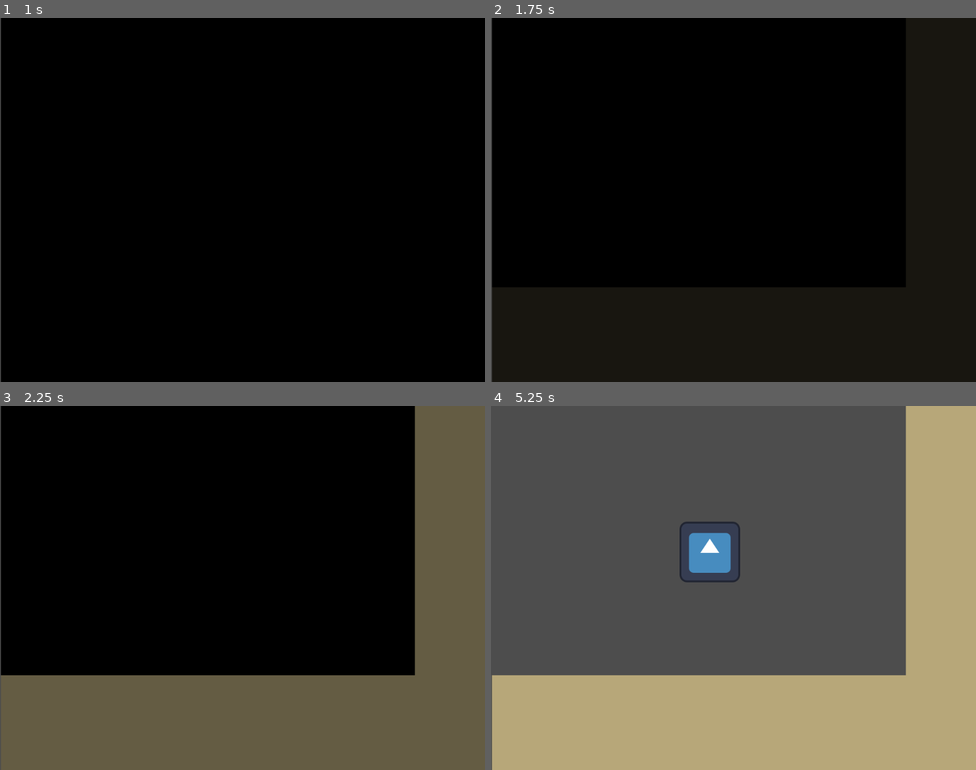
Above: before the commit, frames 1-4 (two rows, left to right).
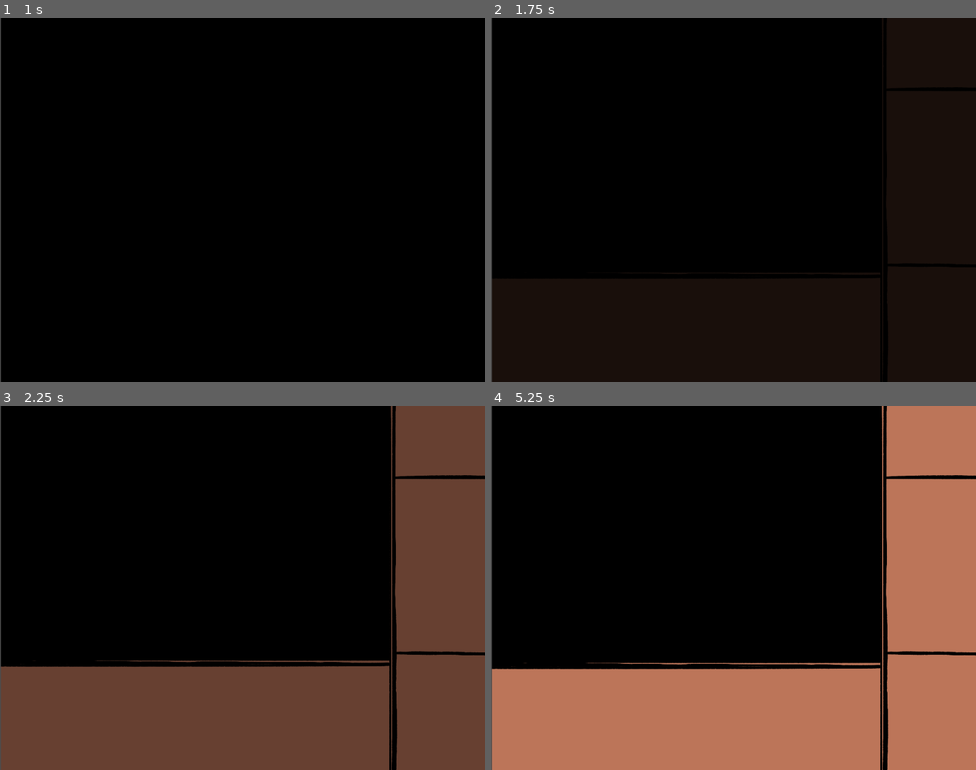
Above: after the commit, the same moments.

Repository: Chanti36/SantJordiJam25
Game: Godot game, scene res://scenes/mainscene.tscn
Same seed, same stepped clock (60 frames per second), same inputs: the game is played once before the commit and once after it. This scene is started directly instead of the project's main scene. The engine's default icon, where the game draws it, is replaced by a stand-in: a white triangle on a blue panel in a dark square.
Inputs:
- Up to frame 1 (1 s): tap Enter (ui_accept) at 0.5, 0.77 s
- Up to frame 2 (1.75 s): tap Enter (ui_accept) at 1.25, 1.52 s
- Up to frame 3 (2.25 s): no input
- Up to frame 4 (5.25 s): tap Enter (ui_accept) at 2.75, 3.02, 3.77, 4.52 s

Frame 1 is identical in both runs. In frame 2, 4.5% of the frame differs, in the area x 0-86%, y 0-74%; in frame 3, 42%; in frame 4, 100%, in the area x 0-100%, y 0-100%.

Commit message:
added sprites and modified animations

Diff:
--- a/scenes/mainscene.tscn
+++ b/scenes/mainscene.tscn
@@ -1,11 +1,15 @@
-[gd_scene load_steps=15 format=3 uid="uid://kmth0ogvlqw0"]
+[gd_scene load_steps=21 format=3 uid="uid://kmth0ogvlqw0"]
 
 [ext_resource type="Script" path="res://scripts/gameCtrl.gd" id="1_ubmv2"]
 [ext_resource type="Script" path="res://scripts/gameplayCtrl.gd" id="2_r23xu"]
 [ext_resource type="Texture2D" uid="uid://0f5s5axqkjko" path="res://icon.svg" id="2_uxa0q"]
 [ext_resource type="Script" path="res://scripts/uiCtrl.gd" id="3_fgefc"]
+[ext_resource type="Texture2D" uid="uid://u45d8ggunuip" path="res://sprites/bg1.png" id="4_impad"]
 [ext_resource type="FontFile" uid="uid://blaky5wh6lvcv" path="res://misc/WinkyRough-VariableFont_wght.ttf" id="4_tef35"]
 [ext_resource type="Script" path="res://scripts/textSystem.gd" id="5_6q88j"]
+[ext_resource type="Texture2D" uid="uid://h7cpk57l20tj" path="res://sprites/borderBottom.png" id="5_n2eqb"]
+[ext_resource type="Texture2D" uid="uid://b82sblw2i8bcm" path="res://sprites/npc1.png" id="5_x0sqy"]
+[ext_resource type="Texture2D" uid="uid://5a8bur7o8ier" path="res://sprites/borderRight.png" id="6_rhy5b"]
 
 [sub_resource type="CircleShape2D" id="CircleShape2D_0dack"]
 
@@ -35,10 +39,22 @@
 "update": 0,
 "values": [Color(0, 0, 0, 1)]
 }
-
-[sub_resource type="Animation" id="Animation_joowl"]
-resource_name = "transition_IN"
-length = 3.0
+tracks/2/type = "value"
+tracks/2/imported = false
+tracks/2/enabled = true
+tracks/2/path = NodePath("InterfaceBottom:position")
+tracks/2/interp = 1
+tracks/2/loop_wrap = true
+tracks/2/keys = {
+"times": PackedFloat32Array(0),
+"transitions": PackedFloat32Array(1),
+"update": 0,
+"values": [Vector2(0, 0)]
+}
+
+[sub_resource type="Animation" id="Animation_3eva2"]
+resource_name = "transition_text_fadeout"
+length = 4.0
 tracks/0/type = "value"
 tracks/0/imported = false
 tracks/0/enabled = true
@@ -46,15 +62,27 @@
 tracks/0/interp = 1
 tracks/0/loop_wrap = true
 tracks/0/keys = {
-"times": PackedFloat32Array(0, 2),
-"transitions": PackedFloat32Array(4.28709, 4.2),
+"times": PackedFloat32Array(0, 3),
+"transitions": PackedFloat32Array(4.2, 4.2),
 "update": 0,
 "values": [Vector2(0, -768), Vector2(0, 0)]
 }
-
-[sub_resource type="Animation" id="Animation_de1nq"]
-resource_name = "transition_OUT"
-length = 3.0
+tracks/1/type = "value"
+tracks/1/imported = false
+tracks/1/enabled = true
+tracks/1/path = NodePath("InterfaceBottom:position")
+tracks/1/interp = 1
+tracks/1/loop_wrap = true
+tracks/1/keys = {
+"times": PackedFloat32Array(2.76667, 3),
+"transitions": PackedFloat32Array(1, 1),
+"update": 0,
+"values": [Vector2(0, 0), Vector2(0, 230)]
+}
+
+[sub_resource type="Animation" id="Animation_vjsrr"]
+resource_name = "transition_text_fadein"
+length = 4.0
 tracks/0/type = "value"
 tracks/0/imported = false
 tracks/0/enabled = true
@@ -62,29 +90,87 @@
 tracks/0/interp = 1
 tracks/0/loop_wrap = true
 tracks/0/keys = {
-"times": PackedFloat32Array(0, 2),
+"times": PackedFloat32Array(0, 3),
 "transitions": PackedFloat32Array(4.2, 4.2),
 "update": 0,
 "values": [Vector2(0, 0), Vector2(0, -768)]
 }
 tracks/1/type = "value"
 tracks/1/imported = false
-tracks/1/enabled = false
-tracks/1/path = NodePath("Transition:color")
-tracks/1/interp = 1
-tracks/1/loop_wrap = true
-tracks/1/keys = {
-"times": PackedFloat32Array(0, 2),
-"transitions": PackedFloat32Array(4.2, 4.2),
-"update": 0,
-"values": [Color(0, 0, 0, 1), Color(0, 0, 0, 0)]
+tracks/1/enabled = true
+tracks/1/path = NodePath("InterfaceBottom:position")
+tracks/1/interp = 1
+tracks/1/loop_wrap = true
+tracks/1/keys = {
+"times": PackedFloat32Array(0, 2.26667),
+"transitions": PackedFloat32Array(1, 1),
+"update": 0,
+"values": [Vector2(0, 230), Vector2(0, 0)]
+}
+
+[sub_resource type="Animation" id="Animation_knbso"]
+resource_name = "transition_play_fadeout"
+length = 4.0
+tracks/0/type = "value"
+tracks/0/imported = false
+tracks/0/enabled = true
+tracks/0/path = NodePath("InterfaceBottom:position")
+tracks/0/interp = 1
+tracks/0/loop_wrap = true
+tracks/0/keys = {
+"times": PackedFloat32Array(0),
+"transitions": PackedFloat32Array(1),
+"update": 0,
+"values": [Vector2(0, 230)]
+}
+tracks/1/type = "value"
+tracks/1/imported = false
+tracks/1/enabled = true
+tracks/1/path = NodePath("Transition:position")
+tracks/1/interp = 1
+tracks/1/loop_wrap = true
+tracks/1/keys = {
+"times": PackedFloat32Array(0, 3),
+"transitions": PackedFloat32Array(4.2, 4.2),
+"update": 0,
+"values": [Vector2(0, -767.996), Vector2(0, 0)]
+}
+
+[sub_resource type="Animation" id="Animation_g0fi0"]
+resource_name = "transition_play_fadein"
+length = 4.0
+tracks/0/type = "value"
+tracks/0/imported = false
+tracks/0/enabled = true
+tracks/0/path = NodePath("InterfaceBottom:position")
+tracks/0/interp = 1
+tracks/0/loop_wrap = true
+tracks/0/keys = {
+"times": PackedFloat32Array(0),
+"transitions": PackedFloat32Array(1),
+"update": 0,
+"values": [Vector2(0, 230)]
+}
+tracks/1/type = "value"
+tracks/1/imported = false
+tracks/1/enabled = true
+tracks/1/path = NodePath("Transition:position")
+tracks/1/interp = 1
+tracks/1/loop_wrap = true
+tracks/1/keys = {
+"times": PackedFloat32Array(0, 3),
+"transitions": PackedFloat32Array(4.2, 4.2),
+"update": 0,
+"values": [Vector2(0, 0), Vector2(0, -767.996)]
 }
 
 [sub_resource type="AnimationLibrary" id="AnimationLibrary_hjpfn"]
 _data = {
 "RESET": SubResource("Animation_rn83e"),
-"transition_IN": SubResource("Animation_joowl"),
-"transition_OUT": SubResource("Animation_de1nq")
+"transition_play_fadein": SubResource("Animation_g0fi0"),
+"transition_play_fadeout": SubResource("Animation_knbso"),
+"transition_text_fadein": SubResource("Animation_vjsrr"),
+"transition_text_fadeout": SubResource("Animation_3eva2")
 }
 
 [sub_resource type="Animation" id="Animation_2xr0d"]
@@ -142,11 +228,22 @@
 [node name="CollisionShape2D" type="CollisionShape2D" parent="GAMEPLAY/Flower/Area2D"]
 shape = SubResource("CircleShape2D_0dack")
 
-[node name="RPG" type="Node2D" parent="."]
-
-[node name="spriteNPC" type="Sprite2D" parent="RPG"]
-position = Vector2(460, 308)
-texture = ExtResource("2_uxa0q")
+[node name="RPG" type="Control" parent="."]
+layout_mode = 3
+anchors_preset = 0
+offset_right = 40.0
+offset_bottom = 40.0
+
+[node name="BG" type="TextureRect" parent="RPG"]
+layout_mode = 0
+offset_right = 40.0
+offset_bottom = 40.0
+texture = ExtResource("4_impad")
+
+[node name="NPC" type="TextureRect" parent="RPG"]
+offset_right = 40.0
+offset_bottom = 40.0
+texture = ExtResource("5_x0sqy")
 
 [node name="UI" type="Control" parent="."]
 custom_minimum_size = Vector2(1024, 768)
@@ -167,47 +264,37 @@
 grow_vertical = 2
 color = Color(0, 0, 0, 1)
 
-[node name="Interface" type="TextureRect" parent="UI"]
-layout_mode = 0
-offset_right = 40.0
-offset_bottom = 40.0
-
-[node name="[DEBUG_UI1]" type="ColorRect" parent="UI"]
-custom_minimum_size = Vector2(1024, 200)
+[node name="InterfaceBottom" type="TextureRect" parent="UI"]
 layout_mode = 1
-anchors_preset = 2
-anchor_top = 1.0
-anchor_bottom = 1.0
-grow_vertical = 0
-color = Color(0.717831, 0.655456, 0.475697, 1)
-
-[node name="[DEBUG_UI2]" type="ColorRect" parent="UI"]
-custom_minimum_size = Vector2(150, 768)
-layout_mode = 1
-anchors_preset = 3
-anchor_left = 1.0
-anchor_top = 1.0
+anchors_preset = 15
 anchor_right = 1.0
 anchor_bottom = 1.0
-offset_left = -40.0
-offset_top = -40.0
-grow_horizontal = 0
-grow_vertical = 0
-color = Color(0.717831, 0.655456, 0.475697, 1)
+grow_horizontal = 2
+grow_vertical = 2
+texture = ExtResource("5_n2eqb")
 
 [node name="TextSystem" type="RichTextLabel" parent="UI"]
-custom_minimum_size = Vector2(800, 150)
+custom_minimum_size = Vector2(700, 150)
 layout_mode = 0
-offset_left = 31.0
-offset_top = 597.0
-offset_right = 71.0
-offset_bottom = 637.0
+offset_left = 58.0
+offset_top = 594.0
+offset_right = 758.0
+offset_bottom = 744.0
 theme_override_fonts/normal_font = ExtResource("4_tef35")
 theme_override_font_sizes/normal_font_size = 30
 text = "jashdajkshdaksjdhaksjd"
 fit_content = true
 scroll_active = false
 script = ExtResource("5_6q88j")
+
+[node name="InterfaceRight" type="TextureRect" parent="UI"]
+layout_mode = 1
+anchors_preset = 15
+anchor_right = 1.0
+anchor_bottom = 1.0
+grow_horizontal = 2
+grow_vertical = 2
+texture = ExtResource("6_rhy5b")
 
 [node name="AnimationPlayer" type="AnimationPlayer" parent="UI"]
 libraries = {
--- /dev/null
+++ b/scenes/outro.tscn
@@ -0,0 +1,35 @@
+[gd_scene load_steps=2 format=3 uid="uid://kicgmswyuri2"]
+
+[ext_resource type="FontFile" uid="uid://ctctqfamymu1w" path="res://misc/DMSerifText-Italic.ttf" id="1_bnpoi"]
+
+[node name="Control" type="Control"]
+layout_mode = 3
+anchors_preset = 15
+anchor_right = 1.0
+anchor_bottom = 1.0
+grow_horizontal = 2
+grow_vertical = 2
+
+[node name="ColorRect" type="ColorRect" parent="."]
+layout_mode = 1
+anchors_preset = 15
+anchor_right = 1.0
+anchor_bottom = 1.0
+grow_horizontal = 2
+grow_vertical = 2
+color = Color(0, 0, 0, 1)
+
+[node name="Label" type="Label" parent="."]
+layout_mode = 1
+anchors_preset = 15
+anchor_right = 1.0
+anchor_bottom = 1.0
+grow_horizontal = 2
+grow_vertical = 2
+theme_override_fonts/font = ExtResource("1_bnpoi")
+theme_override_font_sizes/font_size = 50
+text = "SER CONSCIENTS
+ÉS EL PRIMER PAS
+PER PROTEGIR-NOS"
+horizontal_alignment = 1
+vertical_alignment = 1
--- a/scripts/gameCtrl.gd
+++ b/scripts/gameCtrl.gd
@@ -3,6 +3,9 @@
 @onready var introTransition: AnimationPlayer = $INTROTRANSITION
 @onready var ui: Control = $UI
 @onready var textSystem: RichTextLabel = $UI/TextSystem
+
+@onready var bg = $RPG/BG
+@onready var npc = $RPG/NPC
 
 
 enum GameState { INTRONPC, GAMEPLAY, ENDINGNPC }
@@ -20,8 +23,11 @@
 
 #FADE IN INTO SCENE
 func _on_introtransition_finished(anim_name: StringName) -> void:
+	if anim_name != "introTransition":
+		print("WHAT")
+		return
 	b_startgame = true
-	$UI/AnimationPlayer.play("transition_OUT")
+	$UI/AnimationPlayer.play("transition_text_fadein")
 #endregion
 
 
@@ -51,16 +57,22 @@
 
 
 func _on_ui_mid_transition() -> void:
-	if i_transitionCount ==  1 : $RPGprint.visible = false #prepare gameplay1
-	if i_transitionCount ==  2 : print("asd") #prepare out 1
-	if i_transitionCount ==  3 : print("asd") #prepare in 2
-	if i_transitionCount ==  4 : print("asd") #prepare gameplay2
-	if i_transitionCount ==  5 : print("asd") #prepare gameplay2
+	if i_transitionCount ==  1 : $RPG.visible = false #prepare gameplay1
+	if i_transitionCount ==  2 : print("ASD") #prepare out 1
+	if i_transitionCount ==  3 :  #prepare in 2
+		npc.texture = "res://sprites/npc2.png"
+		bg.texture = "res://sprites/bg2.png"
+	if i_transitionCount ==  4 : $RPG.visible = false #prepare gameplay2
+	if i_transitionCount ==  5 : print("ASD") #prepare gameplay2
 	if i_transitionCount ==  6 : print("asd") #prepare out 2
-	if i_transitionCount ==  7 : print("asd") #prepare in 3
-	if i_transitionCount ==  8 : print("asd") #prepare gameplay3
+	if i_transitionCount ==  7 :  #prepare in 3
+		npc.texture = "res://sprites/npc3.png"
+		bg.texture = "res://sprites/bg3.png"
+	if i_transitionCount ==  8 : $RPG.visible = false #prepare gameplay3
 	if i_transitionCount ==  9 : print("asd") #prepare out 3
-	if i_transitionCount == 10 : print("asd") #prepare in 4
+	if i_transitionCount == 10 : #prepare in 4
+		npc.texture = "res://sprites/npc4.png"
+		bg.texture = "res://sprites/bg4.png"
 	if i_transitionCount == 11 : print("asd") #prepare out 4
 	if i_transitionCount == 12 : print("asd") #prepare ending
 
@@ -68,13 +80,13 @@
 func _on_ui_finished_transition() -> void:
 	i_transitionCount += 1
 	if i_transitionCount ==  1: textSystem.StartConversation(1) #in 1
-	if i_transitionCount ==  2: print("gameplay 1")
+	if i_transitionCount ==  2: print("gameplay 1"); ui.DoTransition()
 	if i_transitionCount ==  3: textSystem.StartConversation(2) #out 1
 	if i_transitionCount ==  4: textSystem.StartConversation(3) #in 2
-	if i_transitionCount ==  5: print("gameplay 2")
+	if i_transitionCount ==  5: print("gameplay 2"); ui.DoTransition()
 	if i_transitionCount ==  6: textSystem.StartConversation(4) #out 2
 	if i_transitionCount ==  7: textSystem.StartConversation(5) #in 3
-	if i_transitionCount ==  8: print("gameplay 3")
+	if i_transitionCount ==  8: print("gameplay 3"); ui.DoTransition()
 	if i_transitionCount ==  9: textSystem.StartConversation(6) #out 3
 	if i_transitionCount == 10: textSystem.StartConversation(7) #in 4
 	if i_transitionCount == 11: textSystem.StartConversation(8) #out 4
--- a/scripts/textSystem.gd
+++ b/scripts/textSystem.gd
@@ -1,12 +1,14 @@
 extends RichTextLabel
 
 # 12 34 56
-var txt_char1_intro := "Hoal buenas."
-var txt_char1_outro := "xao"
-var txt_char2_intro := "Hoal buenas"
-var txt_char2_outro := "xao"
-var txt_char3_intro := "Hoal buenas"
-var txt_char3_outro := "xao"
+var txt_char1_intro := "Hoal 1."
+var txt_char1_outro := "xao1"
+var txt_char2_intro := "Hoal 2"
+var txt_char2_outro := "xao2"
+var txt_char3_intro := "Hoal 3"
+var txt_char3_outro := "xao3"
+var txt_char4_intro := "Hoal 4"
+var txt_char4_outro := "xao4"
 
 var txt_selected := ""
 
@@ -45,6 +47,7 @@
 	if !b_showingTxt:
 		return
 	f_charTimer += delta
+	print("asdasdasdasd")
 
 	if i_charIndex < txt_selected.length():
 		if f_charTimer > f_charDelay:
--- a/scripts/uiCtrl.gd
+++ b/scripts/uiCtrl.gd
@@ -2,9 +2,6 @@
 @onready var animator: AnimationPlayer = $AnimationPlayer
 
 func _ready() -> void:
-	pass
-
-func _process(delta: float) -> void:
 	pass
 
 #START TRANSITION
@@ -13,11 +10,15 @@
 
 #UI TRANSITION MANAGEMENT
 func _on_animation_finished(anim_name: StringName) -> void:
-	if anim_name == "transition_IN":
-		animator.play("transition_OUT")
+	if anim_name == "transition_play_fadeout":
+		animator.play("transition_text_fadein")
 		SIG_midTransition.emit()
-	if anim_name == "transition_OUT":
-		print("FINISHED_TRANSITION")
+
+	if anim_name == "transition_text_fadeout":
+		animator.play("transition_play_fadein")
+		SIG_midTransition.emit()
+
+	if anim_name == "transition_play_fadein" || anim_name == "tansition_text_fadein":
 		SIG_finishedTransition.emit()
 
 signal SIG_midTransition
Binary file added: sprites/bg1.png
Not shown, added: sprites/bg1.png.import
Binary file added: sprites/bg2.png
Not shown, added: sprites/bg2.png.import
Binary file added: sprites/bg3.png
Not shown, added: sprites/bg3.png.import
Binary file added: sprites/bg4.png
Not shown, added: sprites/bg4.png.import
Binary file added: sprites/borderBottom.png
Not shown, added: sprites/borderBottom.png.import
Binary file added: sprites/borderRight.png
Not shown, added: sprites/borderRight.png.import
(and 10 more such lines)
